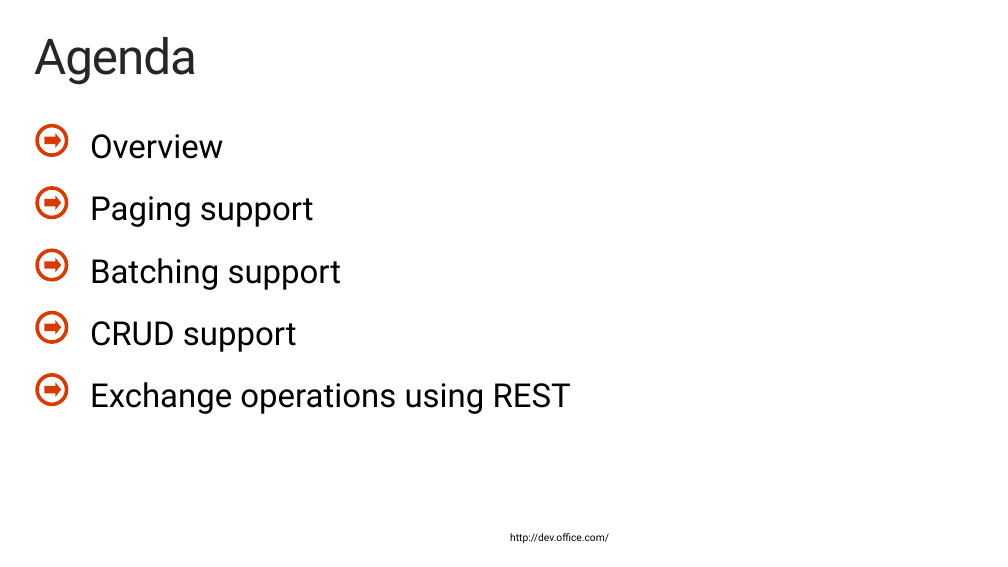
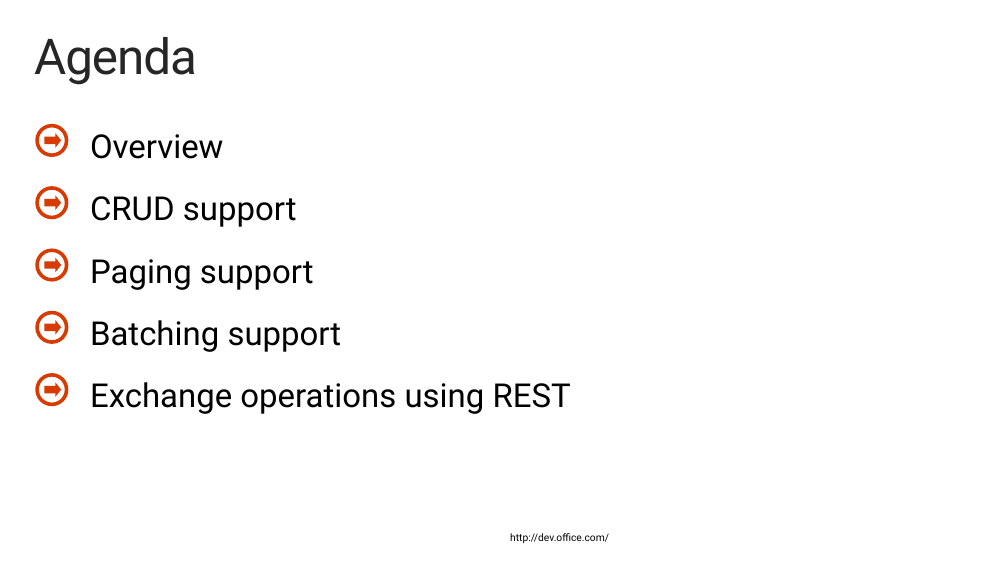
Before and after one commit to OfficeDev/TrainingContent, a slide deck: slide 3 of O3653/O3653-13 Deep Dive into Office 365 APIs for Calendar/O3653-13 Deep Dive into Office 365 APIs for Calendar.pptx. Drawn at 1008x567 pixels with LibreOffice and Linux fonts; fonts in the diff are those of the drawing; background and template pictures are left out. Boxes give left, top, right and bottom in pixels: in the first picture for what was removed or moved away, otherwise in the second. Text is boxed around its words. In the diff, an @@ line names an element or a change of style, - is before the commit and + after.

```diff
--- a/O3653/O3653-13 Deep Dive into Office 365 APIs for Calendar/O3653-13 Deep Dive into Office 365 APIs for Calendar.pptx
+++ b/O3653/O3653-13 Deep Dive into Office 365 APIs for Calendar/O3653-13 Deep Dive into Office 365 APIs for Calendar.pptx
@@ text at (90,196,297,227): paragraph added @@
+CRUD support
@@ text at (90,321,297,352): paragraph removed @@
-CRUD support
```
Also in this commit, not shown: 4 other slides changed.
